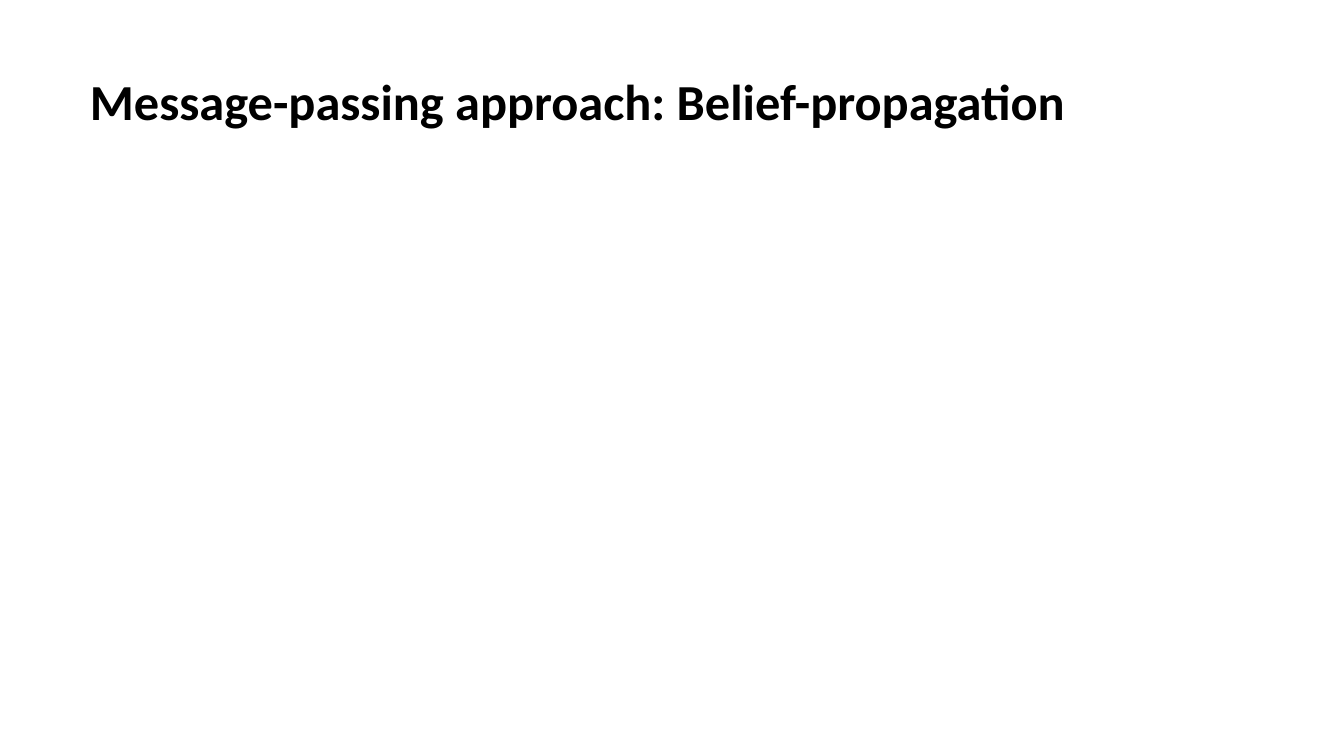
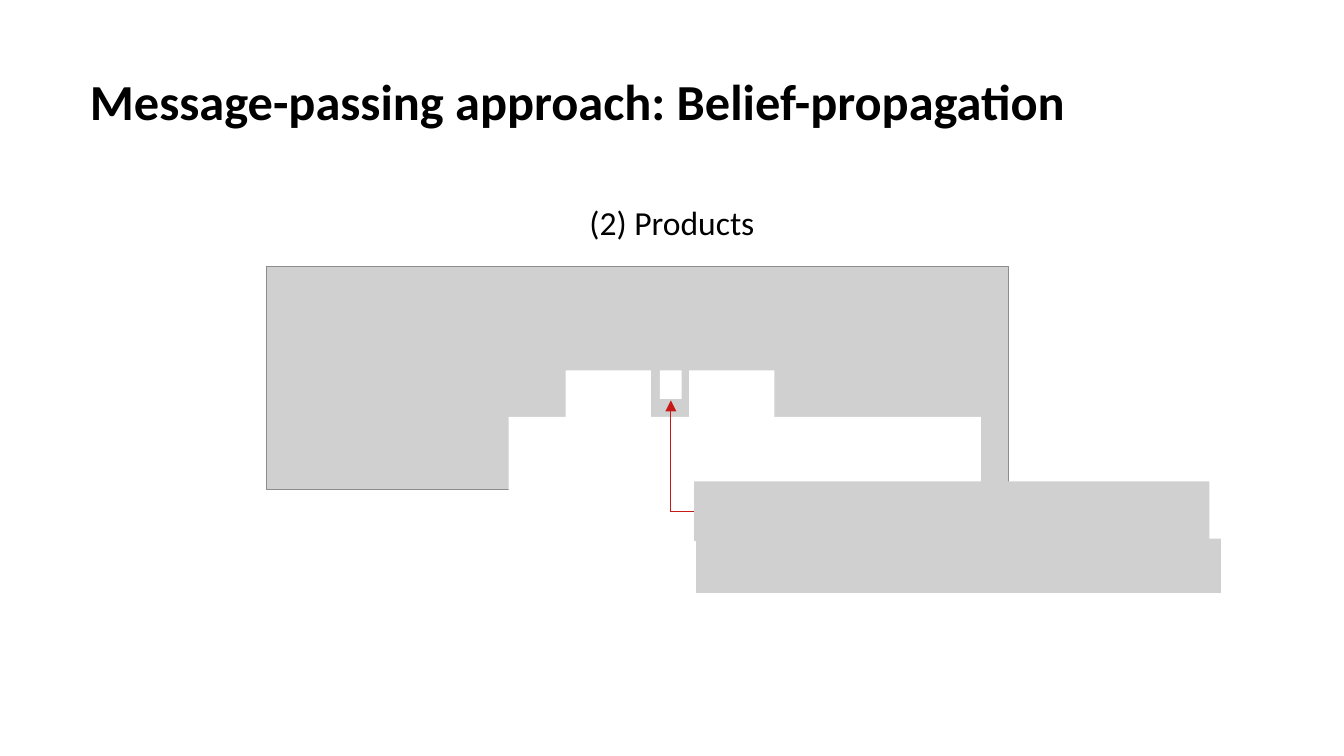
Before and after one commit to biaslab/ProbNum2026-Tutorial, a slide deck: slide 35 of slides/BIASlab-ProbNum2026.pptx (slide 22 before the commit). Drawn at 1344x756 pixels with LibreOffice and Linux fonts; fonts in the diff are those of the drawing; grey boxes stand for pictures; background and template pictures are left out. Boxes give left, top, right and bottom in pixels: in the first picture for what was removed or moved away, otherwise in the second. Text is boxed around its words. In the diff, an @@ line names an element or a change of style, - is before the commit and + after.

```diff
--- a/slides/BIASlab-ProbNum2026.pptx
+++ b/slides/BIASlab-ProbNum2026.pptx
@@ text added at (589, 210, 754, 240), 18 pt, text #000000 @@
+(2) Products
@@ picture added at (266, 266, 1008, 489) @@
@@ rectangle added at (566, 371, 652, 425), fill #FFFFFF @@
@@ rectangle added at (660, 371, 681, 399), fill #FFFFFF @@
@@ rectangle added at (689, 371, 775, 425), fill #FFFFFF @@
@@ rectangle added at (508, 417, 980, 507), fill #FFFFFF @@
@@ elbow arrow added from (695, 511) to (671, 401), #C81919 0.5 pt @@
@@ picture added at (695, 481, 1210, 540) @@
@@ picture added at (696, 539, 1220, 593) @@
```
Also in this commit, not shown: 14 other slides changed, 22 slides added, 9 slides removed, 19 other files.
